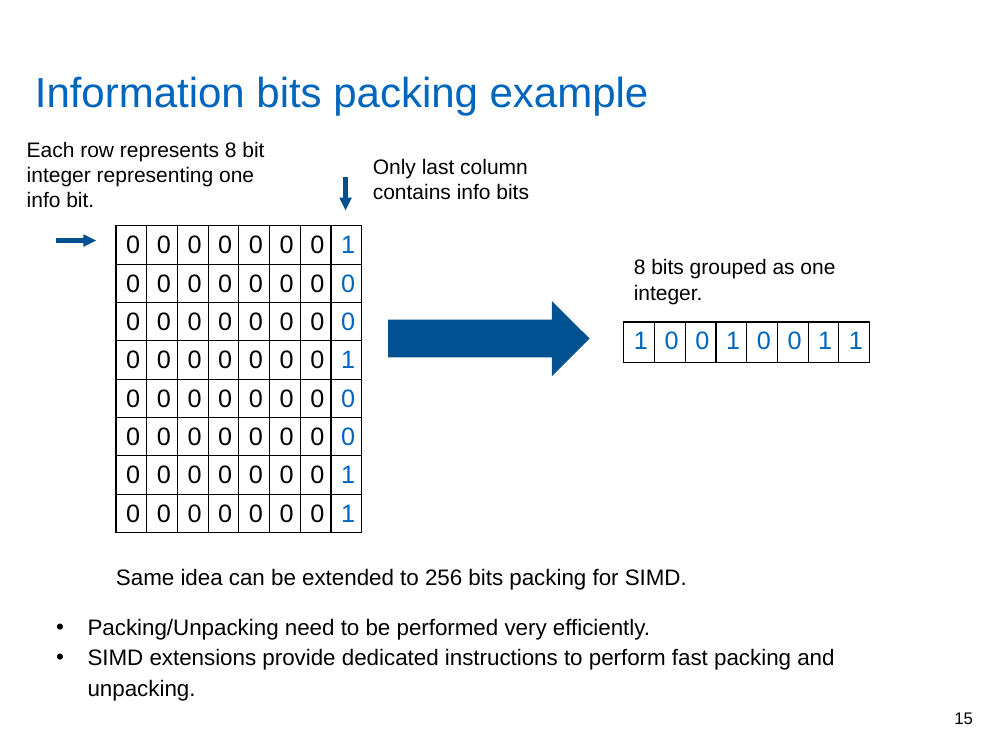
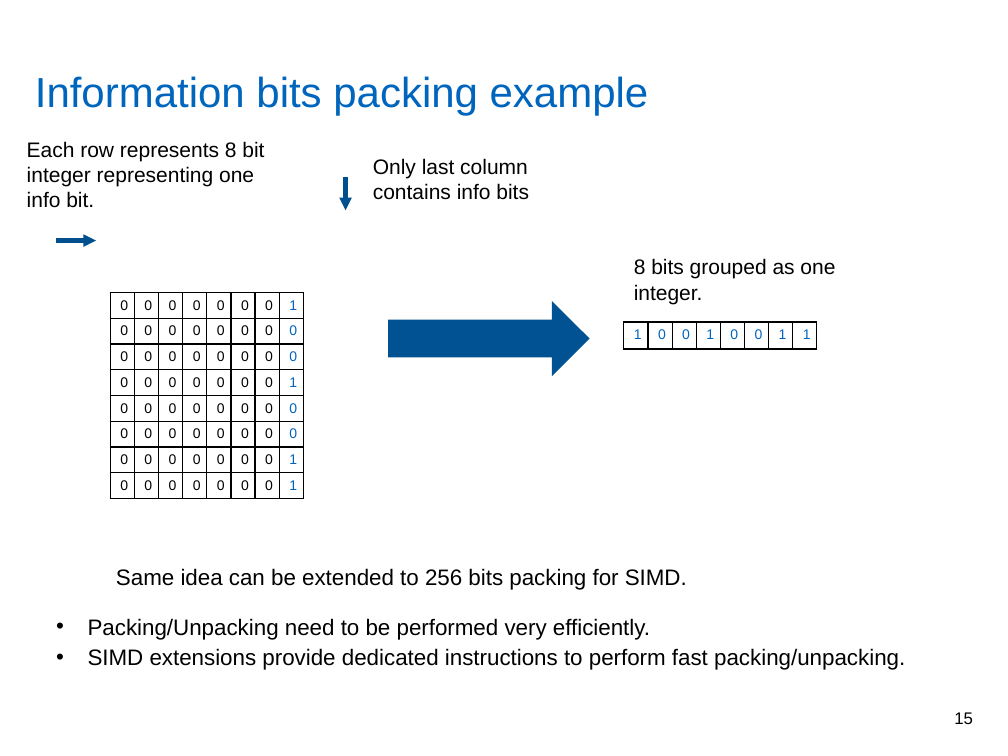
Before and after one commit to yadhu1961/thesis_5GPolorCodes, a slide deck: slide 15 of final_presentation/finalPpt1.3.pptx. Drawn at 1008x756 pixels with LibreOffice and Linux fonts; fonts in the diff are those of the drawing; background and template pictures are left out. Boxes give left, top, right and bottom in pixels: in the first picture for what was removed or moved away, otherwise in the second. Text is boxed around its words. In the diff, an @@ line names an element or a change of style, - is before the commit and + after.

```diff
--- a/final_presentation/finalPpt1.3.pptx
+++ b/final_presentation/finalPpt1.3.pptx
@@ table at [110, 292, 295, 507] @@
@@ size 18 to 10 pt @@
@@ table: place and size @@
-table at [116, 226, 366, 548]
+table at [110, 292, 295, 507]
@@ table at [624, 322, 817, 349] @@
@@ size 18 to 10 pt @@
@@ table: place and size @@
-table at [624, 322, 874, 362]
+table at [624, 322, 817, 349]
@@ text at [88, 648, 905, 670]: text changed @@
-• SIMD extensions provide dedicated instructions to perform fast packing and unpacking.
+• SIMD extensions provide dedicated instructions to perform fast packing/unpacking.
```
Also in this commit, not shown: 3 other slides changed, 1 other file.
